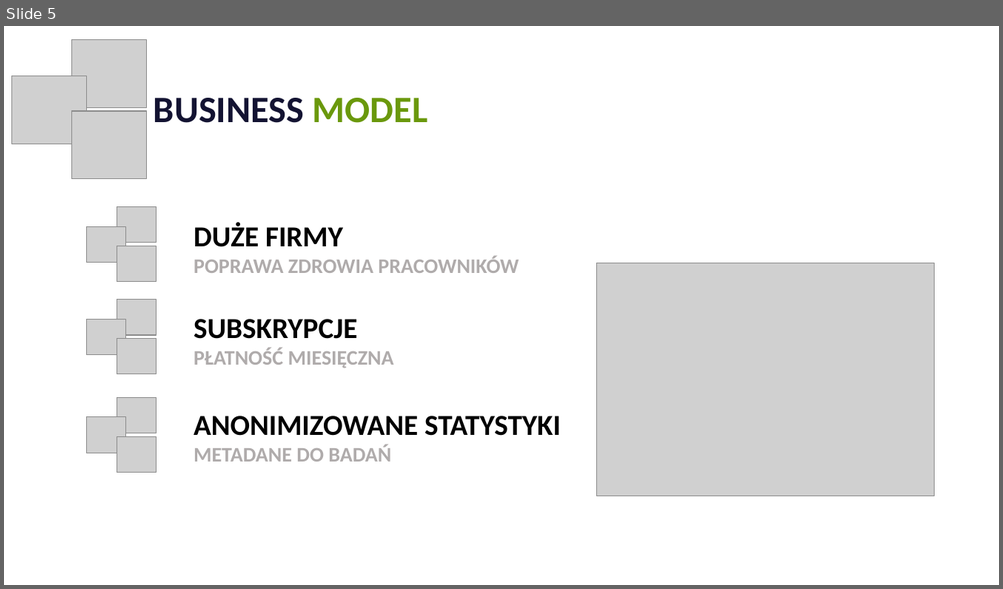
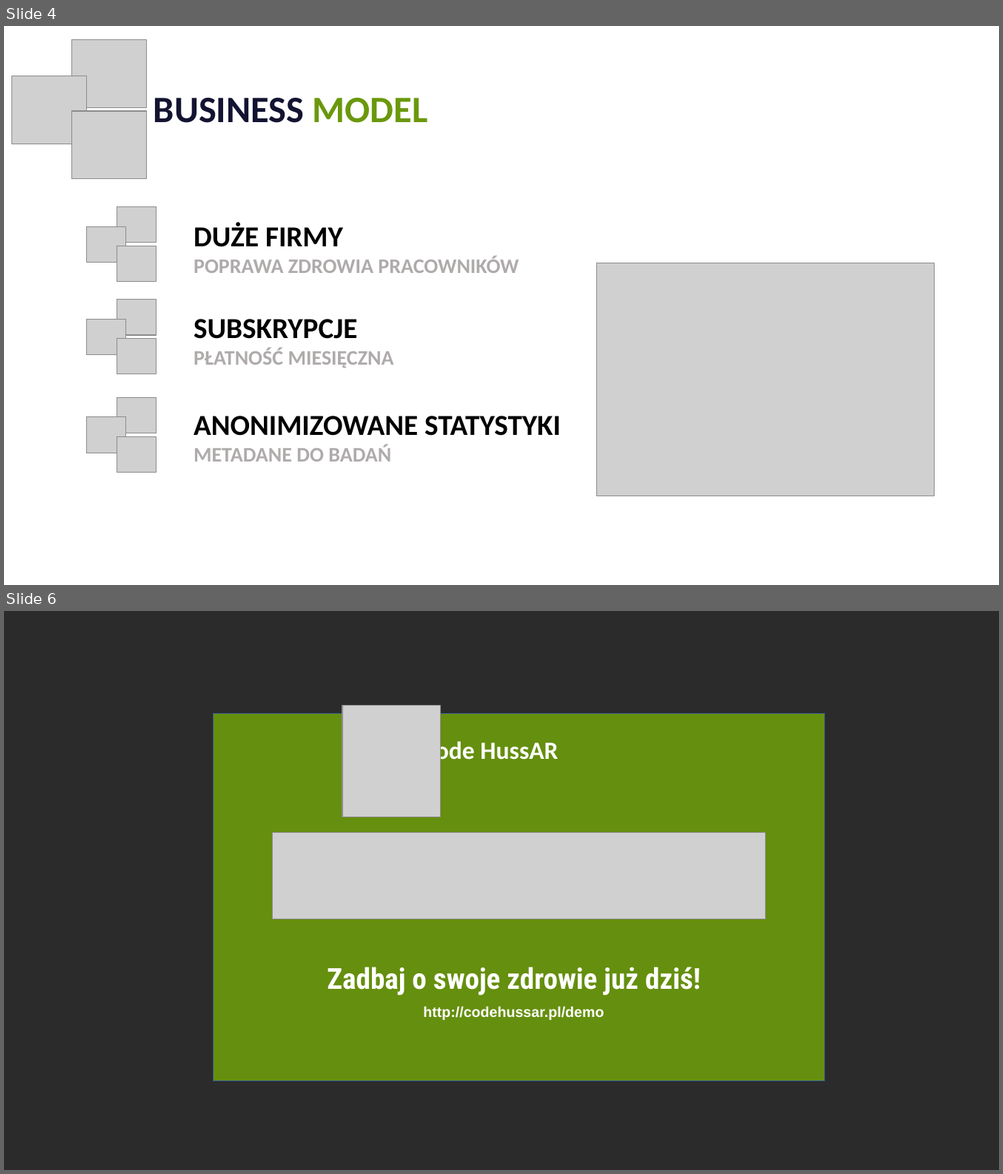
Before and after one commit to KrukowskiJ/Hacknarok2021, a slide deck: Wyprostuj_sie.pptx. Shown one above the other, each under a label of ours: slide 5 before the commit, slides 4 and 6 after it; the slides between them are not shown. The pictures are 1003x589 and 1003x1174 pixels, drawn with LibreOffice and Linux fonts; fonts in the diff are those of the drawing; grey boxes stand for pictures; background and template pictures are left out; a plain dark background stands for a picture behind light text. Boxes give left, top, right and bottom in pixels: in the first picture for what was removed or moved away, otherwise in the second. Text is boxed around its words. In the diff, an @@ line names an element or a change of style, - is before the commit and + after.

```diff
--- a/Wyprostuj_sie.pptx
+++ b/Wyprostuj_sie.pptx
@@ slide 6 added at bbox=[4, 611, 999, 1170], background picture (left out) @@
@@ rectangle added at bbox=[213, 714, 825, 1082], fill #6A980C at 92% opacity, outline #325491 1 pt @@
@@ picture added at bbox=[342, 706, 440, 817] @@
@@ text added at bbox=[422, 738, 558, 765], 24 pt, text #FFFFFF, bold @@
+Code HussAR
@@ picture added at bbox=[272, 832, 765, 918] @@
@@ text added at bbox=[327, 967, 700, 996], 28 pt, text #FFFFFF, bold @@
+Zadbaj o swoje zdrowie już dziś!
@@ text added at bbox=[423, 1006, 603, 1020], 14 pt, text #FFFFFF, bold @@
+http://codehussar.pl/demo
@@ what was slide 5 is now slide 4 @@
```
Also in this commit, not shown: 1 slide changed, 1 other slide added, 5 slides removed.
